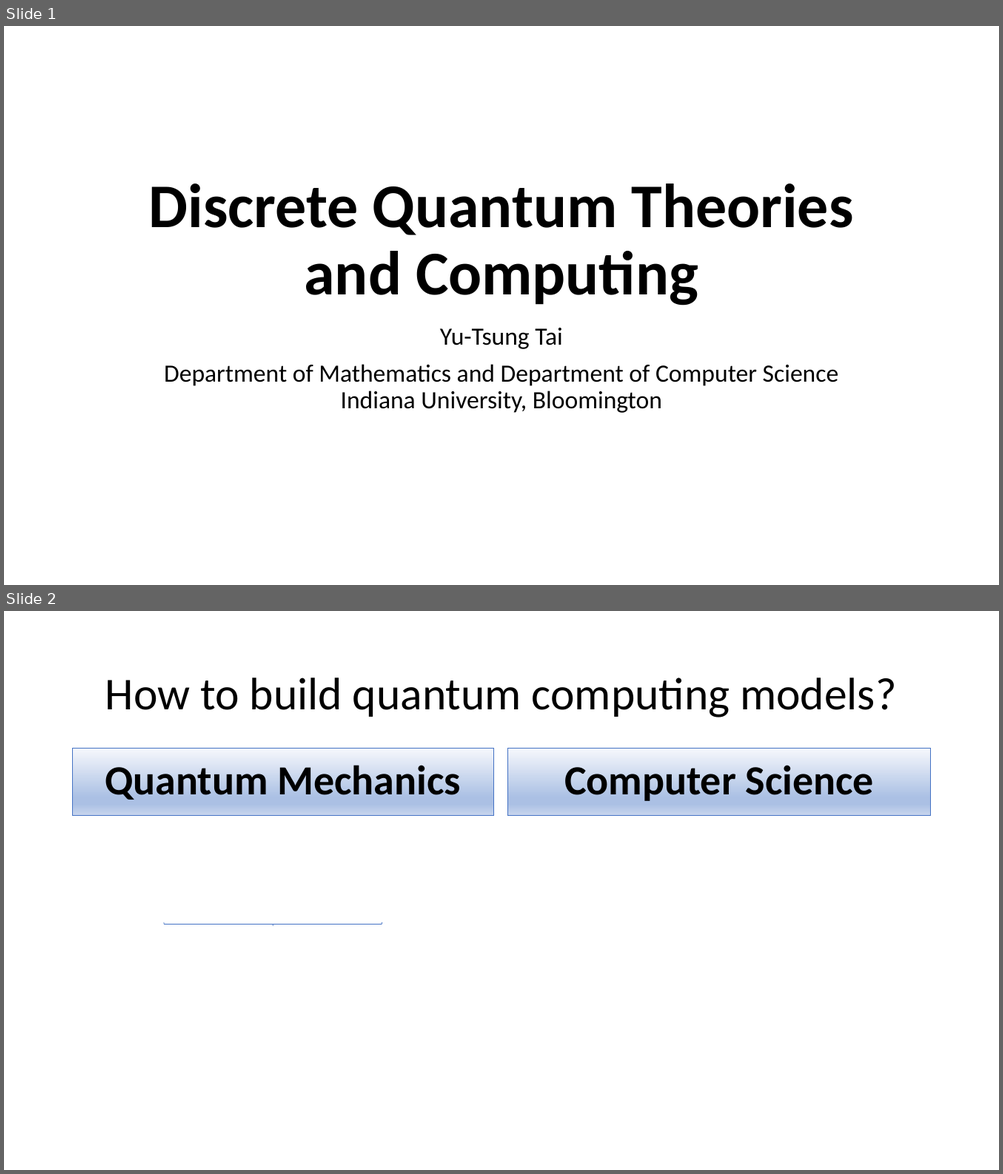
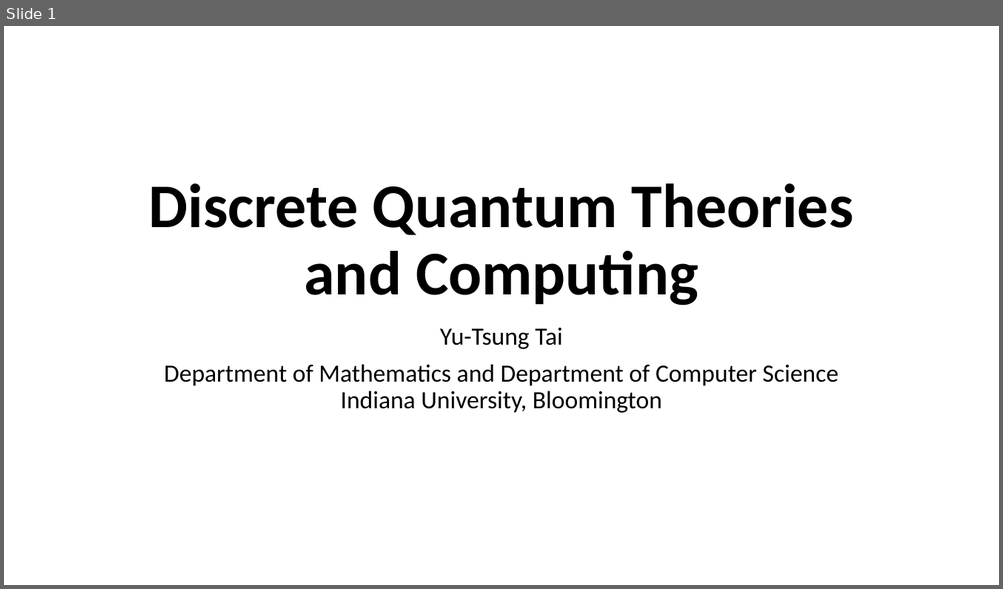
Before and after one commit to yuttai/Contextuality-and-Nonlocality-in-Discrete-Quantum-Theory, a slide deck: defense.pptx. Shown one above the other, each under a label of ours: slides 1 and 2 before the commit, slide 1 after it. The pictures are 1003x1174 and 1003x589 pixels, drawn with LibreOffice and Linux fonts; fonts in the diff are those of the drawing. Boxes give left, top, right and bottom in pixels: in the first picture for what was removed or moved away, otherwise in the second. Text is boxed around its words. In the diff, an @@ line names an element or a change of style, - is before the commit and + after.

```diff
--- a/defense.pptx
+++ b/defense.pptx
@@ slide 2 removed at (x1=4, y1=611, x2=999, y2=1170), background #FFFFFF @@
@@ title removed at (x1=105, y1=678, x2=896, y2=718) @@
-How to build quantum computing models?
@@ text removed at (x1=73, y1=749, x2=493, y2=815) @@
-Quantum Mechanics
@@ text removed at (x1=508, y1=749, x2=930, y2=815) @@
-Computer Science
@@ left brace removed at (x1=164, y1=923, x2=382, y2=926) @@
```
Also in this commit, not shown: 6 slides added.
